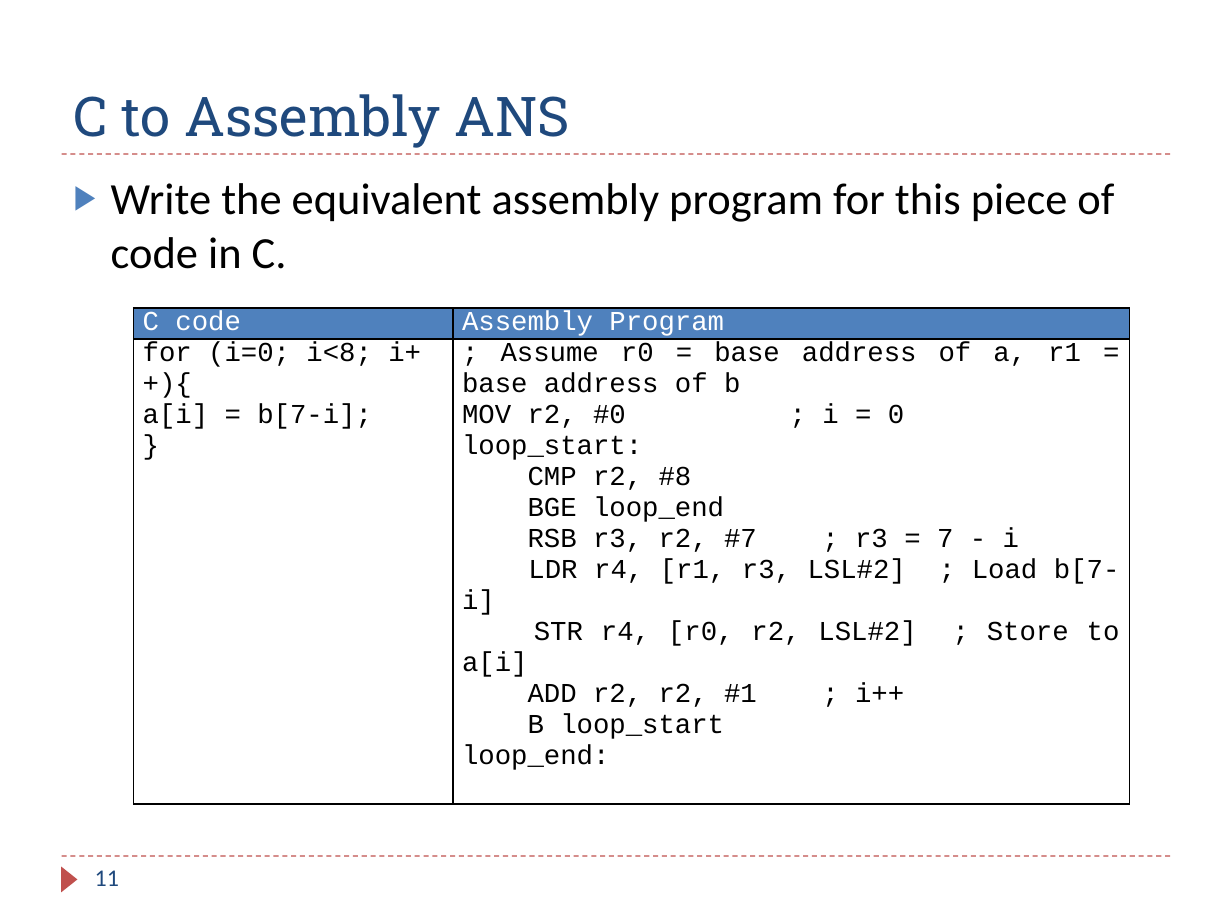
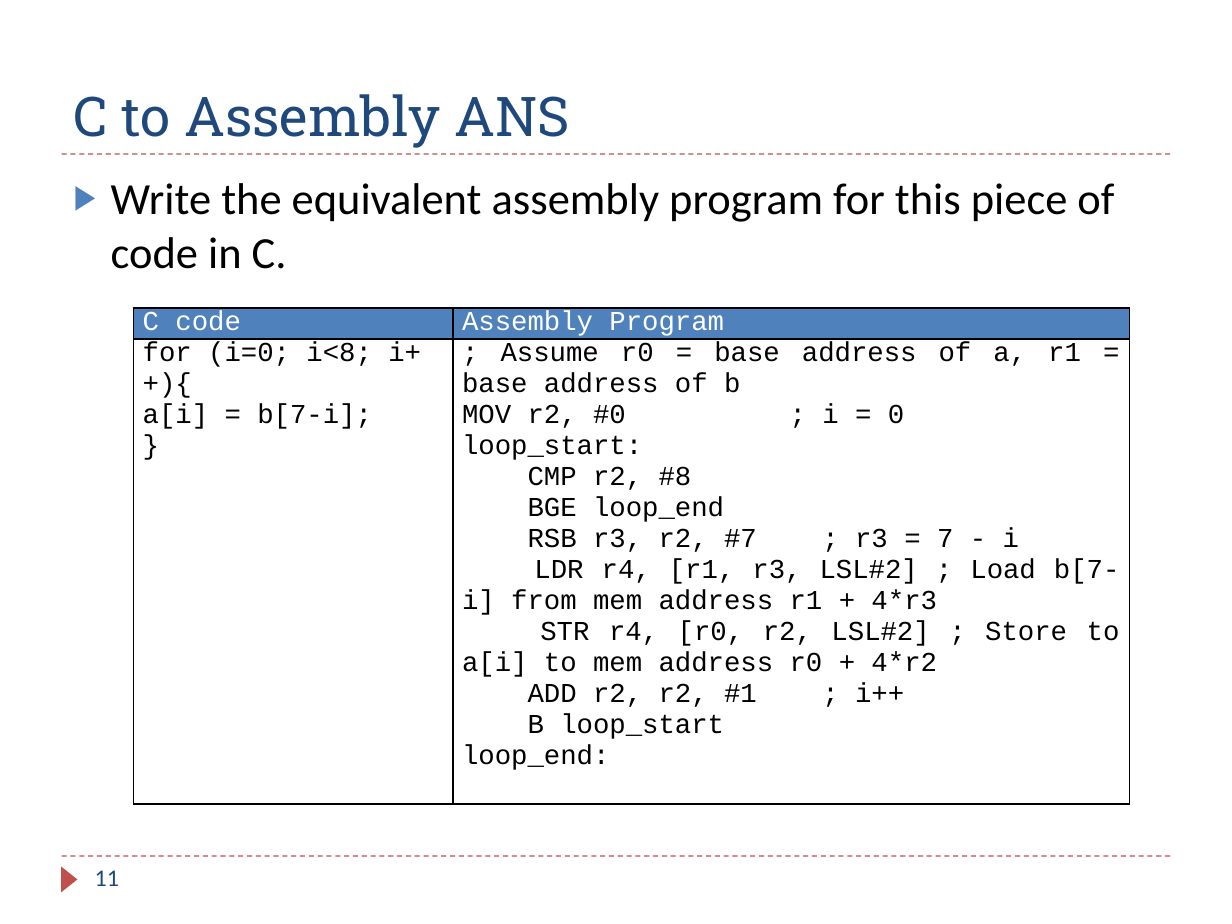
Before and after one commit to guhofstra/CSC111Fa25, a slide deck: slide 11 of PPTs/Ch6_ARM_Control_Flow_Exercises_ANS.pptx. Drawn at 1232x924 pixels with LibreOffice and Linux fonts; fonts in the diff are those of the drawing. Boxes give left, top, right and bottom in pixels: in the first picture for what was removed or moved away, otherwise in the second. Text is boxed around its words. In the diff, an @@ line names an element or a change of style, - is before the commit and + after.

```diff
--- a/PPTs/Ch6_ARM_Control_Flow_Exercises_ANS.pptx
+++ b/PPTs/Ch6_ARM_Control_Flow_Exercises_ANS.pptx
@@ table at (133,308,1129,834) @@
-row 2, column 2: ; Assume r0 = base address of a, r1 = base address of b / MOV r2, #0 ; i = 0 / loop_start: / CMP r2, #8 / BGE loop_end / RSB r3, r2, #7 ; r3 = 7 - i / LDR r4, [r1, r3, LSL#2] ; Load b[7-i] / STR r4, [r0, r2, LSL#2] ; Store to a[i] / ADD r2, r2, #1 ; i++ / B loop_start / loop_end:
+row 2, column 2: ; Assume r0 = base address of a, r1 = base address of b / MOV r2, #0 ; i = 0 / loop_start: / CMP r2, #8 / BGE loop_end / RSB r3, r2, #7 ; r3 = 7 - i / LDR r4, [r1, r3, LSL#2] ; Load b[7-i] from mem address r1 + 4*r3 / STR r4, [r0, r2, LSL#2] ; Store to a[i] to mem address r0 + 4*r2 / ADD r2, r2, #1 ; i++ / B loop_start / loop_end:
```
Also in this commit, not shown: 9 other slides changed, 1 slide added, 4 other files.
